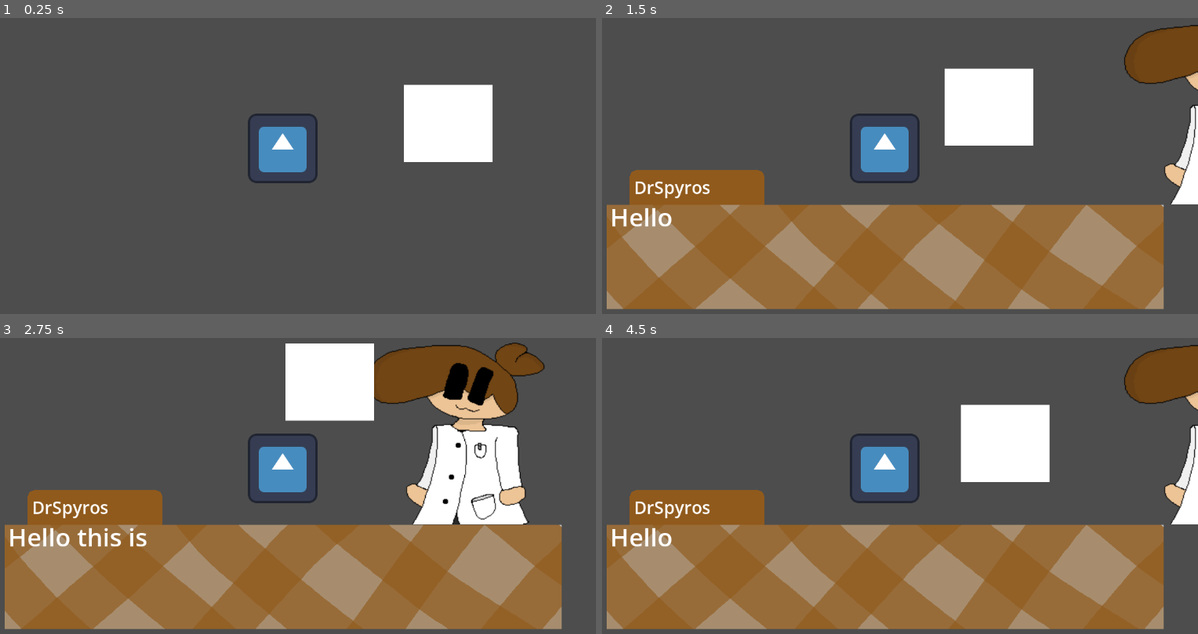
Above: before the commit, frames 1-4 (two rows, left to right).
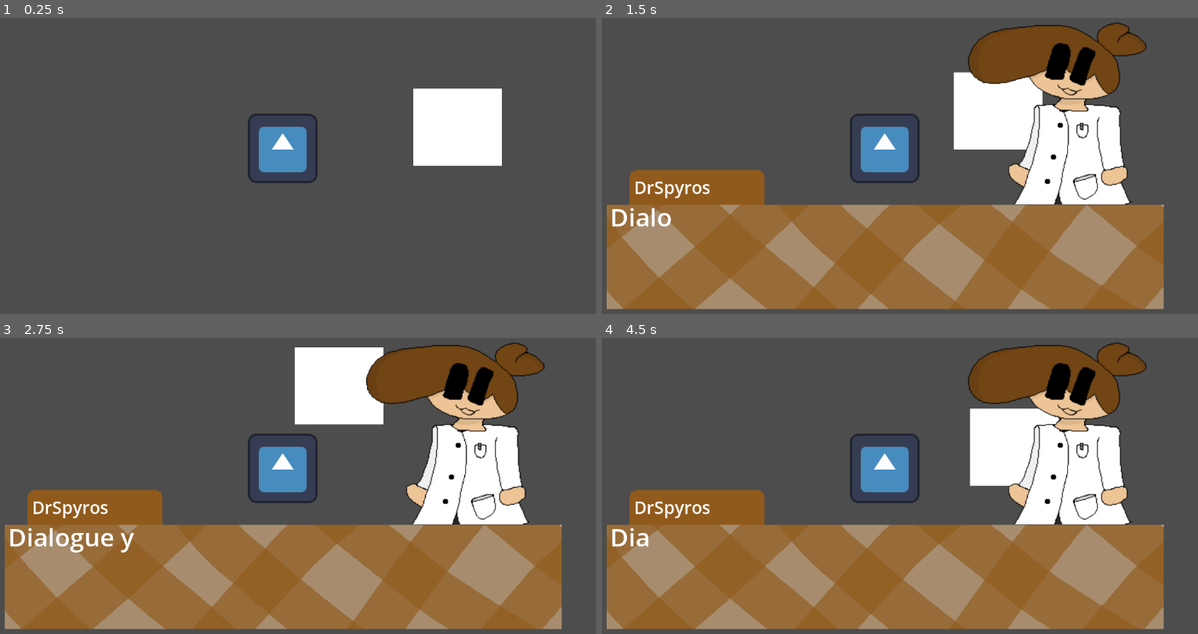
Above: after the commit, the same moments.

Repository: DrSpyros/BreadDatingSimulator
Game: Godot game, scene res://Scenes/Map Scenes/Main.tscn
Same seed, same stepped clock (60 frames per second), same inputs: the game is played once before the commit and once after it. The engine's default icon, where the game draws it, is replaced by a stand-in: a white triangle on a blue panel in a dark square.
Inputs:
- Up to frame 1 (0.25 s): no input
- Up to frame 2 (1.5 s): tap Enter at 0.5 s; hold D (Right) 0.53-1.28 s; tap E (Interact) at 0.6, 1.35 s; hold S (Down) from 1.28 s (still down)
- Up to frame 3 (2.75 s): release S (Down) at 2.03 s; hold D (Right) from 2.03 s (still down); tap E (Interact) at 2.1 s
- Up to frame 4 (4.5 s): release D (Right) at 2.78 s; hold W (Up) 2.78-3.53 s; tap E (Interact) at 2.85, 3.6, 4.35 s; hold A (Left) from 3.53 s (still down)

The runs differ from the first frame. In frame 1, 1.2% of the frame differs, in the area x 67-85%, y 22-50%; in frame 2, 15%, in the area x 2-100%, y 1-71%; in frame 3, 1.8%; in frame 4, 14%.

Commit message:
Improved Dialogue a shitton
Made calling Dialogue work with Dictionaries and made it more smooth with animations

Diff:
--- a/Scenes/Map Scenes/Main.tscn
+++ b/Scenes/Map Scenes/Main.tscn
@@ -4,10 +4,10 @@
 
 [node name="Node2D" type="Node2D"]
 
+[node name="ColorRect" type="ColorRect" parent="."]
+offset_left = 240.0
+offset_top = -110.0
+offset_right = 403.0
+offset_bottom = 32.0
+
 [node name="Player" parent="." instance=ExtResource("1_55hbp")]
-
-[node name="ColorRect" type="ColorRect" parent="."]
-offset_left = 223.0
-offset_top = -117.0
-offset_right = 386.0
-offset_bottom = 25.0
--- a/Scenes/Player Scenes/Dialogue.tscn
+++ b/Scenes/Player Scenes/Dialogue.tscn
@@ -6,7 +6,8 @@
 
 [sub_resource type="Animation" id="Animation_pv6yx"]
 resource_name = "StartDialogue"
-length = 0.3
+length = 0.133337
+step = 0.0333333
 tracks/0/type = "value"
 tracks/0/imported = false
 tracks/0/enabled = true
@@ -14,14 +15,32 @@
 tracks/0/interp = 1
 tracks/0/loop_wrap = true
 tracks/0/keys = {
-"times": PackedFloat32Array(0, 0.0001, 0.0002, 0.0003, 0.3),
+"times": PackedFloat32Array(0, 0.0001, 0.0002, 0.0003, 0.133333),
 "transitions": PackedFloat32Array(1, 1, 1, 1, 1),
 "update": 0,
 "values": [Vector2(1278, -183), Vector2(1278, -183), Vector2(1278, -183), Vector2(1278, -183), Vector2(809, -183)]
 }
 
+[sub_resource type="Animation" id="Animation_cmmg2"]
+resource_name = "DialogueTransition"
+length = 0.1
+step = 0.02
+tracks/0/type = "value"
+tracks/0/imported = false
+tracks/0/enabled = true
+tracks/0/path = NodePath("DialogueBox/Sprite2D:position")
+tracks/0/interp = 1
+tracks/0/loop_wrap = true
+tracks/0/keys = {
+"times": PackedFloat32Array(0, 0.04, 0.08),
+"transitions": PackedFloat32Array(1, 1, 1),
+"update": 0,
+"values": [Vector2(809, -183), Vector2(809, -203), Vector2(809, -183)]
+}
+
 [sub_resource type="AnimationLibrary" id="AnimationLibrary_5wxjk"]
 _data = {
+"DialogueTransition": SubResource("Animation_cmmg2"),
 "StartDialogue": SubResource("Animation_pv6yx")
 }
 
@@ -82,7 +101,6 @@
 offset_right = 1091.0
 offset_bottom = 604.0
 theme_override_font_sizes/font_size = 46
-text = "sdfasdgfgdfgdfgdfgdfgdfgdfgdfgdfgdf"
 autowrap_mode = 3
 script = SubResource("GDScript_psa2m")
 
@@ -93,12 +111,11 @@
 offset_right = 270.0
 offset_bottom = 6.0
 theme_override_font_sizes/font_size = 32
-text = "MarkMayhem"
 vertical_alignment = 1
 script = SubResource("GDScript_hot58")
 
 [node name="Sprite2D" type="Sprite2D" parent="DialogueBox"]
-position = Vector2(1278, -183)
+position = Vector2(1322, -183)
 scale = Vector2(1.568, 1.5)
 texture = ExtResource("5_wnl8y")
 script = SubResource("GDScript_bhic2")
--- a/Scripts/Game Scripts/Dialogue.gd
+++ b/Scripts/Game Scripts/Dialogue.gd
@@ -15,34 +15,51 @@
 	if visible == true:
 		if AnimationPlayed == false:
 			AnimationPlayed = true
+			DialogueAnimation.play("StartDialogue")
 	else:
 		AnimationPlayed = false
 
-func SendDialogue(DialogueText, Name, State):
+func SendDialogue(DialogueDic: Dictionary, Name):
 	visible = true
+	var Dialogues: Array = DialogueDic.keys()
+	var LastState: String = ""
+	for CurrentDialogueIndex: int in DialogueDic.size():
 
-	DialogueTexture.texture = load("res://Images/CharacterSprites/" + str(Name) + "/" + str(State) + ".png")
-	DialogueAnimation.play("StartDialogue")
-	DialogueName.text = Name
-	DialogueBox.text = ""
-	await get_tree().create_timer(0.5).timeout
-	for Index in DialogueText.length():
-		var CutText = DialogueText.erase(Index, DialogueText.length())
-		DialogueBox.text = CutText
-		var CurrentLetter = DialogueText.erase(Index + 1, DialogueText.length() + 1)
-		CurrentLetter = CurrentLetter.erase(0, Index)
-		if CurrentLetter == " ":
-			DialogueTexture.texture = load("res://Images/CharacterSprites/" + str(Name) + "/" + str(State) + ".png")
-		else:
-			DialogueTexture.texture = load("res://Images/CharacterSprites/" + str(Name) + "/" + "Talking_" + str(State) + ".png")
-		if CurrentLetter == ".":
-			DialogueTexture.texture = load("res://Images/CharacterSprites/" + str(Name) + "/" + str(State) + ".png")
-			await get_tree().create_timer(0.2).timeout
-		await get_tree().create_timer(0.05).timeout
+		var DialogueText: String = Dialogues[CurrentDialogueIndex]
+		var State: String = DialogueDic[DialogueText]
 
-	DialogueBox.text = DialogueText
-	DialogueTexture.texture = load("res://Images/CharacterSprites/" + str(Name) + "/" + str(State) + ".png")
+		if AnimationPlayed == true:
+			if State != LastState:
+				await get_tree().create_timer(0.1).timeout
+				DialogueAnimation.play("DialogueTransition")
+				await get_tree().create_timer(0.04).timeout
+		DialogueTexture.texture = load("res://Images/CharacterSprites/" + str(Name) + "/" + str(State) + ".png")
+		DialogueName.text = Name
+		DialogueBox.text = ""
+		await get_tree().create_timer(0.5).timeout
+		for Index in DialogueText.length():
+			var CutText = DialogueText.erase(Index, DialogueText.length())
+			DialogueBox.text = CutText
+			var CurrentLetter = DialogueText.erase(Index + 1, DialogueText.length() + 1)
+			CurrentLetter = CurrentLetter.erase(0, Index)
+			if CurrentLetter == " ":
+				DialogueTexture.texture = load("res://Images/CharacterSprites/" + str(Name) + "/" + str(State) + ".png")
+			else:
+				DialogueTexture.texture = load("res://Images/CharacterSprites/" + str(Name) + "/" + "Talking_" + str(State) + ".png")
+			if CurrentLetter == ".":
+				DialogueTexture.texture = load("res://Images/CharacterSprites/" + str(Name) + "/" + str(State) + ".png")
+				await get_tree().create_timer(0.2).timeout
+			await get_tree().create_timer(0.05).timeout
+
+		DialogueBox.text = DialogueText
+		DialogueTexture.texture = load("res://Images/CharacterSprites/" + str(Name) + "/" + str(State) + ".png")
+		await get_tree().create_timer(2.5).timeout
+		LastState = State
+
+	EndDialogue()
 
 func EndDialogue():
 	var AnimationPlayed = false
+	DialogueAnimation.play_backwards("StartDialogue")
+	await get_tree().create_timer(0.3).timeout
 	visible = false
--- a/Scripts/Player Scripts/PlayerMovement.gd
+++ b/Scripts/Player Scripts/PlayerMovement.gd
@@ -6,8 +6,15 @@
 
 func get_input():
 	if Input.is_action_just_pressed("Interact"):
-		AL.DialogueScene.SendDialogue("Hello this is some fun text. whooho", "DrSpyros", "Neutral")
-	var input_direction = Vector2.ZERO
+		var Dialogues = {
+			"Dialogue yay": "Neutral",
+			"This is the second part of my Dialogue": "Neutral",
+			"This is the third dialogue omg!!": "Angry",
+			"Andddd, the alst one. pog": "Neutral"
+		}
+		AL.DialogueScene.SendDialogue(Dialogues, "DrSpyros")
+
+	var input_direction: Vector2 = Vector2.ZERO
 	var FinalSpeed = Speed
 	if CanMove == true:
 		input_direction = Input.get_vector("Left", "Right", "Up", "Down")
Binary file changed: Images/CharacterSprites/DrSpyros/Angry.png
Binary file added: Images/CharacterSprites/DrSpyros/Talking_Angry.png
Not shown, added: Images/CharacterSprites/DrSpyros/Talking_Angry.png.import
Binary file changed: Images/CharacterSprites/MarkMayhem/Neutral.png
Binary file changed: Images/CharacterSprites/MarkMayhem/Talking_Neutral.png
Not shown: 1 places in Scenes/Player Scenes/Dialogue.tscn that only renumber resources
Not shown, added: Images/CharacterSprites/DrSpyros/Angry.png~
Not shown, added: Images/CharacterSprites/MarkMayhem/.Neutral.png-autosave.kra
Not shown, added: Images/CharacterSprites/MarkMayhem/Neutral.png~
Not shown, added: Images/CharacterSprites/MarkMayhem/Talking_Neutral.png~
